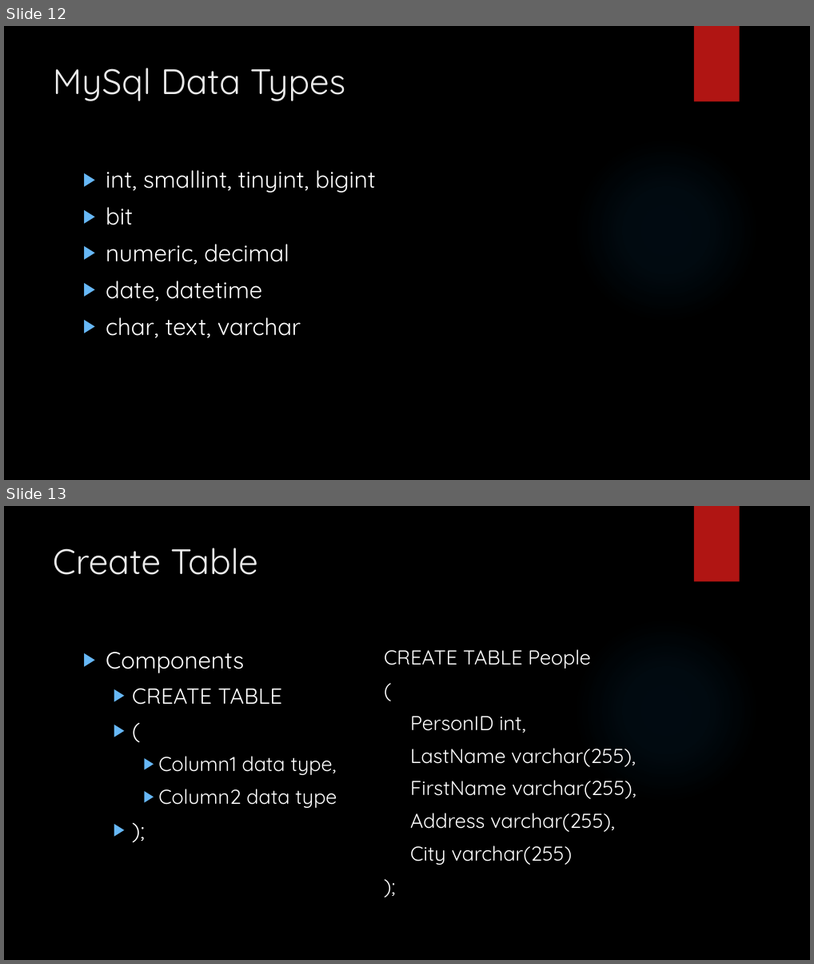
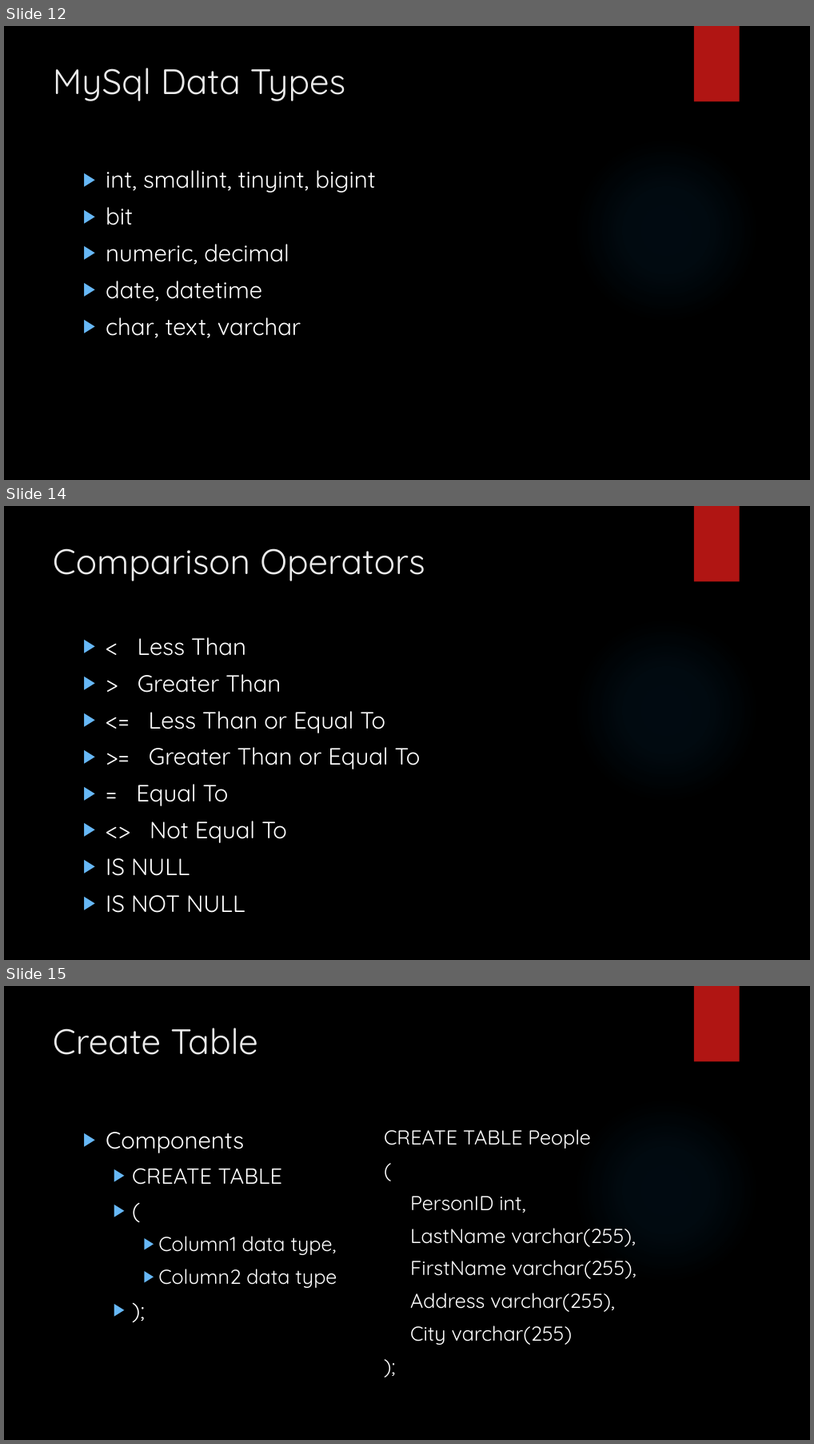
Before and after one commit to LogolsLLC/Logols-May2018, a slide deck: Slides/04_Sql_TrainingPlan.pptx. Shown one above the other, each under a label of ours: slides 12 and 13 before the commit, slides 12, 14 and 15 after it; the slides between them are not shown. The pictures are 814x964 and 814x1444 pixels, drawn with LibreOffice and Linux fonts; fonts in the diff are those of the drawing; background and template pictures are left out. Boxes give left, top, right and bottom in pixels: in the first picture for what was removed or moved away, otherwise in the second. Text is boxed around its words. In the diff, an @@ line names an element or a change of style, - is before the commit and + after.

```diff
--- a/Slides/04_Sql_TrainingPlan.pptx
+++ b/Slides/04_Sql_TrainingPlan.pptx
@@ slide 14 added at (4, 506, 810, 960), background picture (left out); not listed: 2 template elements that a slide beside it also shows @@
@@ title added at (53, 548, 425, 581), 42 pt, text #EBEBEB @@
+Comparison Operators
@@ text added at (106, 637, 421, 912), 28 pt, text #FFFFFF @@
+▶ < Less Than
+▶ > Greater Than
+▶ <= Less Than or Equal To
+▶ >= Greater Than or Equal To
+▶ = Equal To
+▶ <> Not Equal To
+▶ IS NULL
+▶ IS NOT NULL
@@ what was slide 13 is now slide 15 @@
```
Also in this commit, not shown: 1 other slide added, 5 other files.
